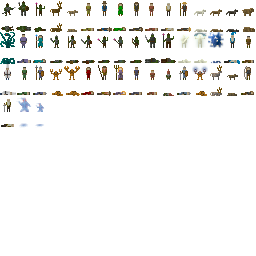
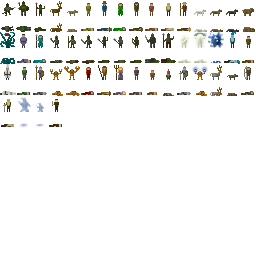
Before/after of a w=256, h=256 layered artwork. What changed in the layer stack:
painted on "Background" over (18, 97, 62, 127)
